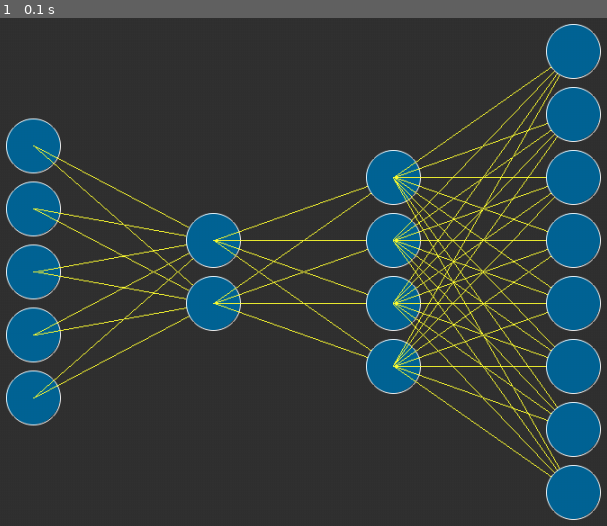
Above: before the commit, frame 1.
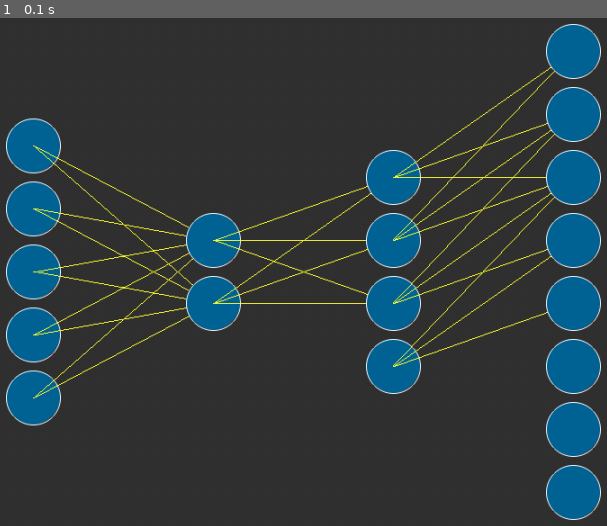
Above: after the commit, the same moment.

Repository: lnyaki/neural_nets
Game: pygame game, started from src/testLayers.py
Two runs of this game, one before a commit and one after it. Both use one fixed random seed, a clock stepped at 60 frames per second and the inputs below.
Inputs:
- Up to frame 1 (0.1 s): no input

The runs differ from the first frame. In frame 1, 2.3% of the frame differs, in the area x 35-93%, y 10-91%.

Commit message:
Selcet closest neurons almost ok

Diff:
--- a/src/artificialNeuron.py
+++ b/src/artificialNeuron.py
@@ -49,6 +49,7 @@
 		self.id 		= id
 		self.futureMove = (0,0)
 		self.layerID 	= layerID
+		self.layer 		= None
 		self.connectedNeurons		= []
 		self.incomingConnections 	= []
 		self.backgroundColor = self.BLUE
@@ -108,6 +109,10 @@
 
 	def gettingConnectedBy(self,neuron):
 		self.incomingConnections.append(neuron)
+
+
+	def setLayer(self,parentLayer):
+		self.layer = parentLayer
 
 	def checkCollision(self,position):
 		distanceFromNeuron = 0
--- a/src/neuralNet.py
+++ b/src/neuralNet.py
@@ -50,11 +50,11 @@
 
 	def generateSingleLayer(self, layerNumber,numberOfNeurons, maxLayerSize):
 		layerPosition 				= self.computeLayerPosition(layerNumber)
-
 		verticalOffset 				= self.getVerticalLayerOffset(numberOfNeurons,maxLayerSize,NNLayer.neuronSize,NNLayer.NEURON_SPACING) # (0,0)
 		verticallyAjustedPosition	= vectorOperations.addVectors(layerPosition,verticalOffset)
 
 		layer 						= NNLayer(verticallyAjustedPosition,numberOfNeurons, layerNumber)
+		layer.setVerticalNeuronShift(math.floor((maxLayerSize - numberOfNeurons)/2))
 
 		return layer
 
@@ -106,11 +106,12 @@
 
 
 
-	def distributeConnectionsToLayers(self,layersToConnectTo, numberOfNeuronConnections,):
+	def distributeConnectionsToLayers(self,layersToConnectTo, numberOfNeuronConnections):
 		''' Returns a list containing how many connections must be made on each layer
 		'''
 		layersConnectionList	= []
 		availlableConnections 	= numberOfNeuronConnections
+
 		numberOfLayers = len(layersToConnectTo)
 
 		if(numberOfNeuronConnections == self.FULLMESH) and numberOfLayers > 0 :
@@ -155,12 +156,61 @@
 
 	def connectNeuronToSingleLayer(self,neuron,layer,numberOfNeuronConnections):
 		targetNeurons = self.getClosestNeurons(neuron.id,layer,numberOfNeuronConnections)
+		#targetNeurons = self.getClosestNeurons2(neuron.neuronSize,layer,numberOfNeuronConnections)
 		print("Neuron ("+str(neuron.layerID)+" | "+str(neuron.id)+")  desired connections : "+str(numberOfNeuronConnections))
 
 		for targetNeuron in targetNeurons:
 			neuron.connectToNeuron(targetNeuron)
 
 
+
+		'''
+		else:
+			neuronList = layer.neurons
+
+			orderedHeightDict = self.getNeuronsHeightDictionary(layer)
+			neuronVerticalValue = neuron.position[1]
+
+			returnClosestsNeurons(neuronVerticalValue,heightDict)
+			1. Remove vertical value from all elements
+			2. square then squareroot
+			3. Sort
+			4. Take x first
+
+		'''
+
+	def getClosestNeurons2(self, neuronVerticalValue, layer, numberOfNeuronConnections):
+		neurons = []
+
+		if(len(layer.neurons) <= numberOfNeuronConnections):
+			neurons = layer.neurons
+
+		else:
+			heightDict = self.getNeuronsHeightDictionary(layer)
+
+			print("Height DICT result !")
+			print(heightDict)
+
+			heightList = self.heightDictToList(heightDict)
+
+			print("heightDicToList. Vertical value : "+str(neuronVerticalValue))
+			print(heightList)
+
+			# https://stackoverflow.com/questions/3121979/how-to-sort-list-tuple-of-lists-tuples
+			tupleNeurons = sorted(list(map(lambda x: (x[0],math.sqrt((x[1]-neuronVerticalValue)**2)),heightList )),key=lambda tup: tup[1])
+			neurons = [tupleNeurons[x] for x in range(numberOfNeuronConnections)]
+
+		return neurons
+
+
+	def heightDictToList(self,heightDict):
+		result = []
+
+		for key,value in heightDict.items():
+			result.append((key,value))
+
+		return result
+
 	def getClosestNeurons(self,neuronIndex, layer, numberOfNeuronConnections):
 		neurons = []
 
@@ -168,16 +218,7 @@
 			neurons = layer.neurons
 
 		else:
-			numberIsEven = (numberOfNeuronConnections %2 == 0)
-
-			halfConnections = math.floor(numberOfNeuronConnections/2)
-			neuronRange = []
-
-			if numberIsEven:
-				neuronRange = list(range((neuronIndex - halfConnections) +1, neuronIndex+halfConnections+1))
-			else:
-				neuronRange = list(range(neuronIndex - halfConnections, neuronIndex+halfConnections+1))
-
+			neuronRange = self.generateSelectionRange(neuronIndex, numberOfNeuronConnections)
 
 			if(neuronRange and (neuronRange[0])< 0):
 				neuronRange = self.shiftRange(neuronRange, (neuronRange[0]*-1))
@@ -190,6 +231,28 @@
 
 		return neurons
 
+
+	def getNeuronsHeightDictionary(self,layer):
+
+		heightList = {}
+
+		for neuron in layer.neurons:
+			heightList[neuron.id] = neuron.position[1]
+
+		return heightList
+
+	def generateSelectionRange(self,neuronIndex, numberOfNeuronConnections):
+		neuronRange = []
+		halfConnections = math.floor(numberOfNeuronConnections/2)
+		numberIsEven = (numberOfNeuronConnections %2 == 0)
+
+		if numberIsEven:
+			neuronRange = list(range((neuronIndex - halfConnections) +1, neuronIndex+halfConnections+1))
+		else:
+			neuronRange = list(range(neuronIndex - halfConnections, neuronIndex+halfConnections+1))
+
+		return neuronRange
+
 	def getSpecificNeurons(self,neuronRange, neuronList):
 
 		neurons = []
@@ -198,6 +261,7 @@
 			neurons.append(neuronList[neuronIndex])
 
 		return neurons
+
 
 	def shiftRange(self,range, shift):
 		return list(map(lambda a: a+shift, range))
--- a/src/nnLayer.py
+++ b/src/nnLayer.py
@@ -14,6 +14,7 @@
 		self.layerIndex	= layerIndex
 		self.position 	= startPosition
 		self.neurons 	= self.generateNeurons(startPosition,layerSize, self.neuronSize)
+		self.verticalNeuronShift = 0
 
 	def __str__(self):
 		result = "["+str(self.layerIndex)+"]"
@@ -37,6 +38,8 @@
 
 		return neuronList
 
+	def setVerticalNeuronShift(self,neuronShift):
+		self.verticalNeuronShift = neuronShift
 
 	def linkNeuronLayers(self, connectionsPerNeuron):
 		pass
@@ -49,6 +52,7 @@
 
 	def append(self,neuron):
 		self.neurons.append(neuron)
+		neuron.setLayer(self)
 
 	def draw(self,gameDisplay):
 		for neuron in self.neurons:
--- a/src/testLayers.py
+++ b/src/testLayers.py
@@ -22,7 +22,7 @@
 	gameDisplay 		= initializeGameDisplay(WINDOW_SIZE)
 	neuralNetPosition 	= (200,100)
 	layersStructure 	= [5,2,4,8]
-	neuralNet 			= NeuralNet(neuralNetPosition,layersStructure,NeuralNet.FULLMESH)
+	neuralNet 			= NeuralNet(neuralNetPosition,layersStructure,3)
 
 	darkGrey 			= (50,50,50)
 
--- a/src/tests/neuralNetTest.py
+++ b/src/tests/neuralNetTest.py
@@ -18,7 +18,7 @@
 
 		self.assertEqual(3,len(nn.layers))
 
-	def testDistributeConnectionsToLayers(self):
+	def DistributeConnectionsToLayers(self):
 		layerMap 	= [4,3,4]
 		nn 			= NeuralNet((0,0),layerMap)
 
@@ -69,8 +69,6 @@
 		print("------==== After getClosestNeurons ====-------")
 
 	def testShiftRange(self):
-		print()
-		print("||||||| ------======= Shift Range")
 		numRange = [0,1,2]
 		shift = 2
 		expectedResult = [2,3,4]
@@ -78,14 +76,11 @@
 		nn = self.initNeuralNet([4,5,4])
 		result = nn.shiftRange(numRange,shift)
 
-		print("Range : "+str(numRange)+" "+str(result)+" Shift value : "+str(shift))
 		self.assertEqual(result, expectedResult)
 
-		print("||||||| ------======= Shift Range]")
 
 	def testRange(self):
 		result = list(range(-1,1+1))
-		print("XXXX result range : "+str(result))
 		self.assertEqual(result,[-1,0,1])
 
 
@@ -103,6 +98,31 @@
 				self.assertLessEqual(len(n.connectedNeurons),connectionsPerNeuron)
 
 
+	def Sorting(self):
+		layerSize 	= 4
+		layerIndex 	= 0
+
+		layer = NNLayer((0,0),layerSize,layerIndex)
+
+		nn = nn = self.initNeuralNet([4,4,4],3)
+		print("-------//////////// Test sorting //////////////--------")
+		res = nn.getOrderedNeuronsHeightDictionary(layer)
+
+		print(res)
+
+	def testGetClosestNeurons2(self):
+		layerSize 	= 6
+		layerIndex 	= 0
+		neuronConnections = 3
+		layer = NNLayer((0,0),layerSize,layerIndex)
+
+		nn = self.initNeuralNet([4,5,4],3)
+
+		print("-------//////////// Test closestNeurons //////////////--------")
+		res = nn.getClosestNeurons2(50,layer,neuronConnections)
+		print("RESULT :")
+		print(res)
+		self.assertEqual(len(res),neuronConnections)
 
 if __name__ == '__main__':
 	unittest.main()
